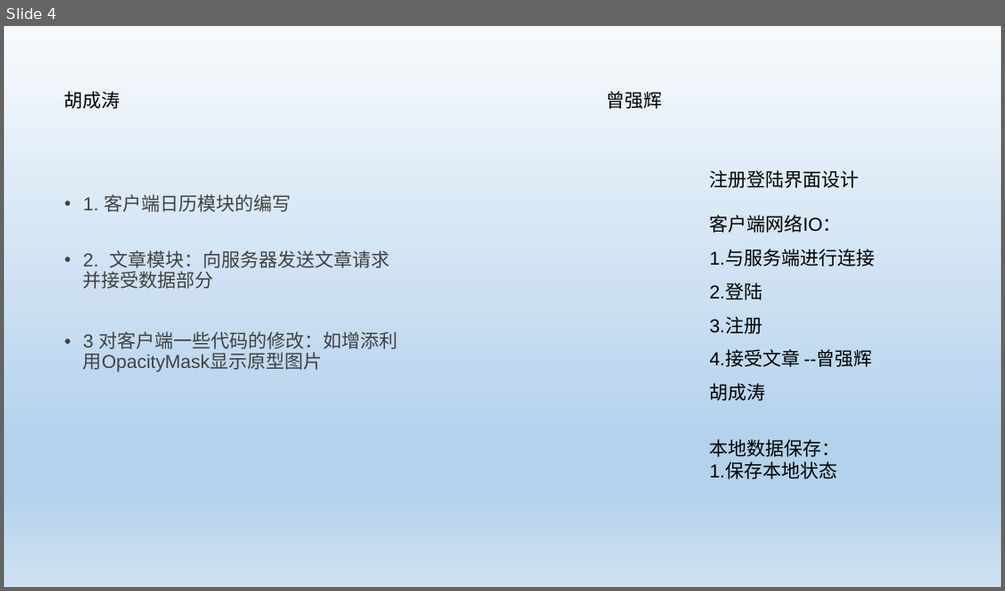
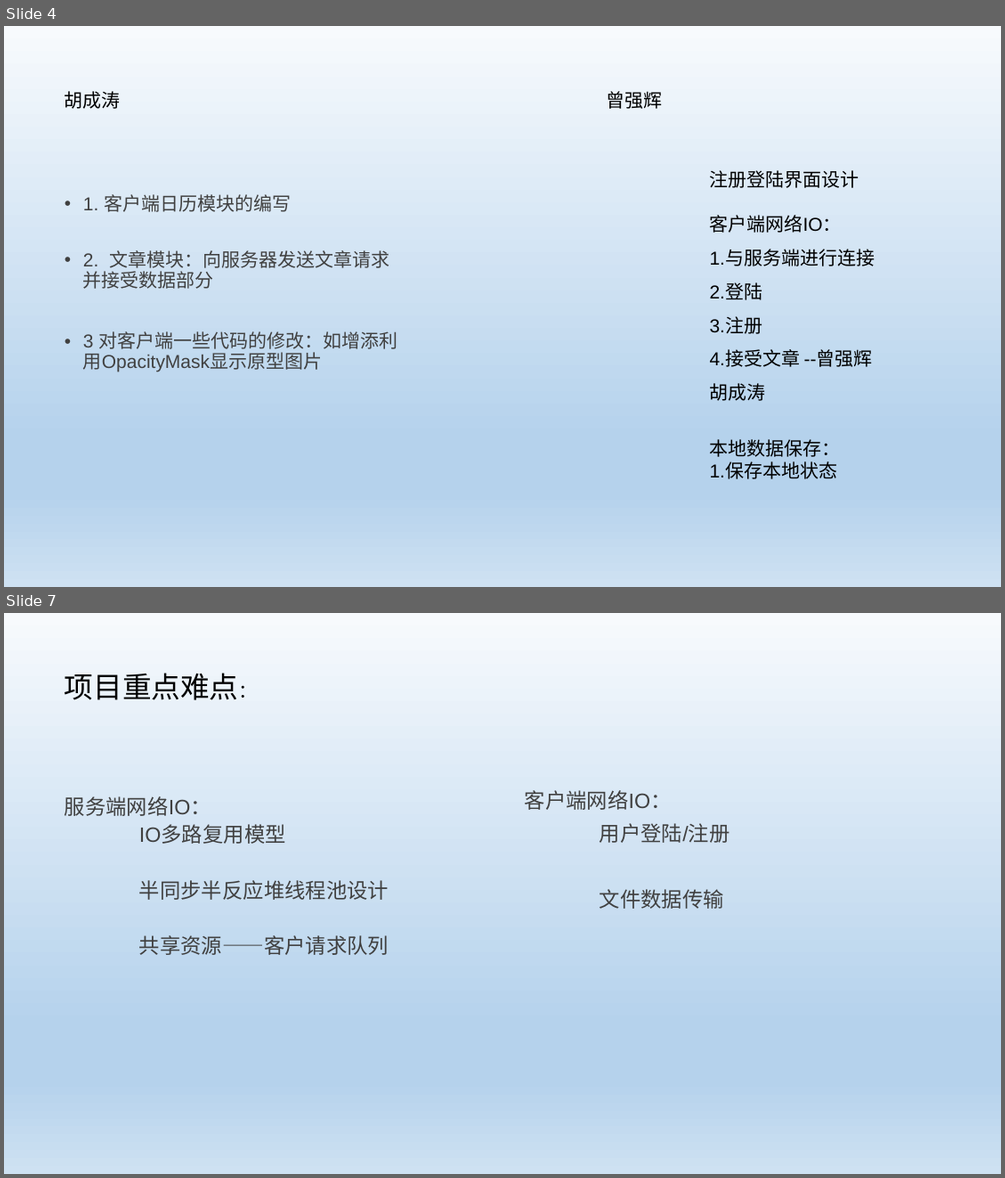
Before and after one commit to SPURSGO/PostgraduateApp, a slide deck: doc/总答辩.ptx.pptx. Shown one above the other, each under a label of ours: slide 4 before the commit, slides 4 and 7 after it; the slides between them are not shown. The pictures are 1005x591 and 1005x1178 pixels, drawn with LibreOffice and Linux fonts; fonts in the diff are those of the drawing. Boxes give left, top, right and bottom in pixels: in the first picture for what was removed or moved away, otherwise in the second. Text is boxed around its words. In the diff, an @@ line names an element or a change of style, - is before the commit and + after.

```diff
--- a/doc/总答辩.ptx.pptx
+++ b/doc/总答辩.ptx.pptx
@@ slide 7 added at bbox=[4, 613, 1001, 1174], background gradient #F7FAFD to #B5D2EC to #CEE1F2 @@
@@ title added at bbox=[65, 673, 239, 700], 28 pt, text #000000 @@
+项目重点难点：
@@ text added at bbox=[65, 796, 388, 955], 20 pt, text #404040 @@
+服务端网络IO：
+IO多路复用模型
+半同步半反应堆线程池设计
+共享资源——客户请求队列
@@ text added at bbox=[525, 790, 730, 908], 20 pt, text #404040 @@
+客户端网络IO：
+用户登陆/注册
+文件数据传输
```
Also in this commit, not shown: 5 slides changed, 4 other slides added, 2 other files.
